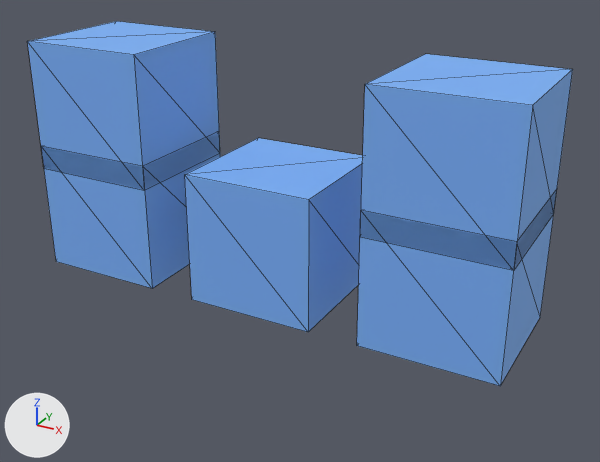
An edit to the glTF model models/resource-fixtures/grouped-parts/grouped parts.gltf, drawn before and after from the same camera.
Rendered twice from a 50 mm camera at (2.32, -3.99, 2.0) aimed at (0.09, 0.06, -0.02). Arrows for +X, +Y and +Z are at lower left; the lights stay in place. The older version comes first. Mesh edges are drawn as thin lines.

Script lines for the objects in view, before the commit:
```python
me_panel_primitive = bpy.data.meshes.new('Panel Primitive')
me_panel_primitive.from_pydata(...)  # a box spanning x -0.4..0.4, y -0.4..0.4, z -0.4..0.4
me_panel_primitive.materials.append(mat_fixture_blue)  # blue #7cb3f9
ob_left_panel_b = bpy.data.objects.new('Left Panel B', me_panel_primitive)
ob_left_panel_b.parent = ob_left_assembly
ob_left_panel_b.location = (-1.1, 0.0, 0.65)
ob_loose_detail = bpy.data.objects.new('Loose Detail', me_panel_primitive)
ob_loose_detail.parent = ob_grouped_parts_fixture
ob_loose_detail.location = (0.0, 0.0, 0.0)
ob_right_panel_a = bpy.data.objects.new('Right Panel A', me_panel_primitive)
ob_right_panel_a.parent = ob_right_assembly
ob_right_panel_a.location = (1.1, 0.0, 0.0)
# also in view: 'Right Panel B' at (1.1, 0.0, 0.65); 'Left Panel A' at (-1.1, 0.0, 0.0)
```
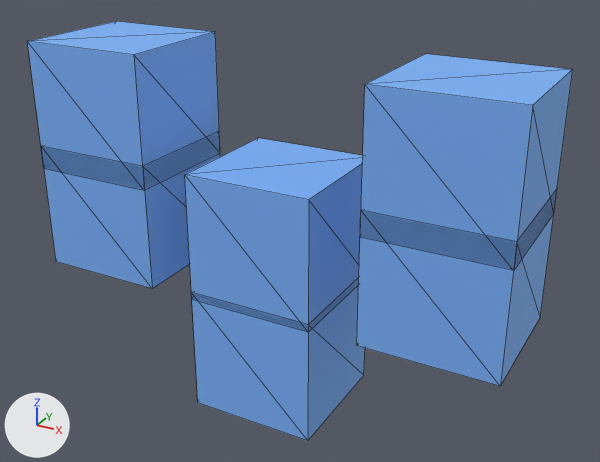
Pixel boxes (x1, y1, x2, y2) of what changed, in the pictures (600 x 462 px):
'Tagged CAD Fastener', added (blue): after (191, 278, 365, 441)

The change in detail:
Object 'Tagged CAD Fastener' (ob_tagged_cad_fastener) is new; it shows me_panel_primitive.
Its parent is ob_grouped_parts_fixture.
Its location is (0.0, 0.0, -0.75).
